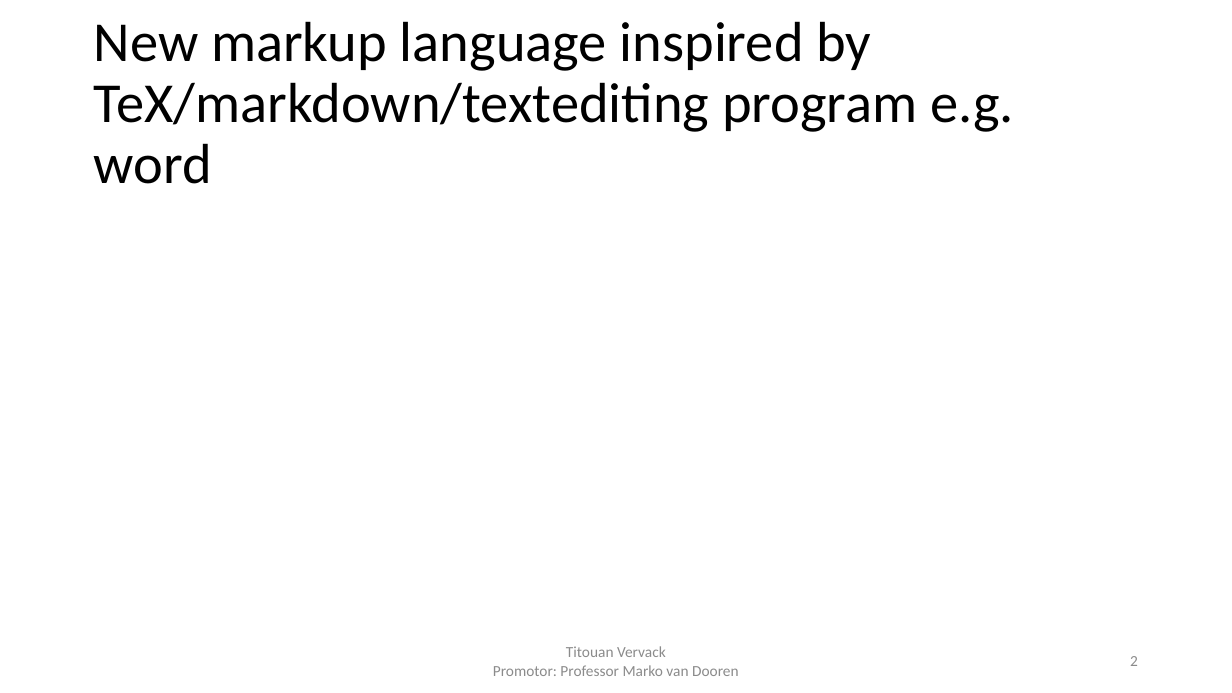
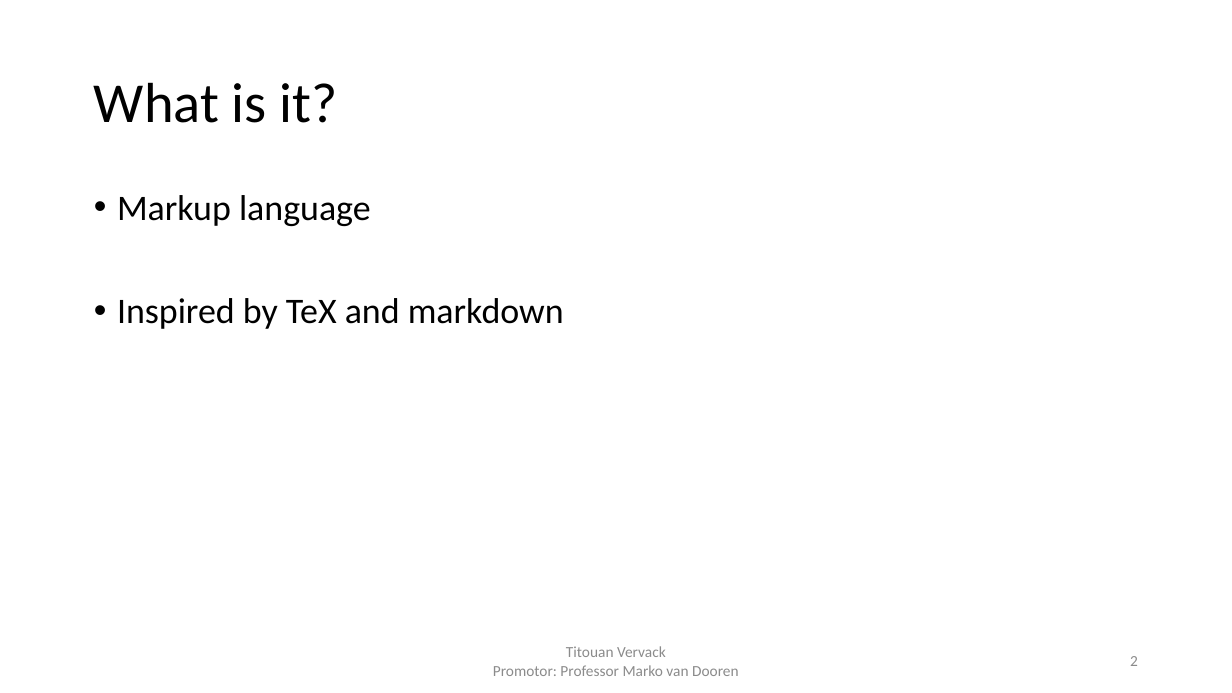
Before and after one commit to FlashYoshi/neio, a slide deck: slide 2 of Intermediate Presentation.pptx. Drawn at 1232x693 pixels with LibreOffice and Linux fonts; fonts in the diff are those of the drawing. Boxes give left, top, right and bottom in pixels: in the first picture for what was removed or moved away, otherwise in the second. Text is boxed around its words. In the diff, an @@ line names an element or a change of style, - is before the commit and + after.

```diff
--- a/Intermediate Presentation.pptx
+++ b/Intermediate Presentation.pptx
@@ title at (94, 82, 338, 123): text changed @@
-New markup language inspired by TeX/markdown/textediting program e.g. word
+What is it?
@@ text added at (117, 195, 564, 329), 28 pt, text #000000 @@
+• Markup language
+• Inspired by TeX and markdown
```
Also in this commit, not shown: 18 other slides changed, 1 slide added, 21 other files.
